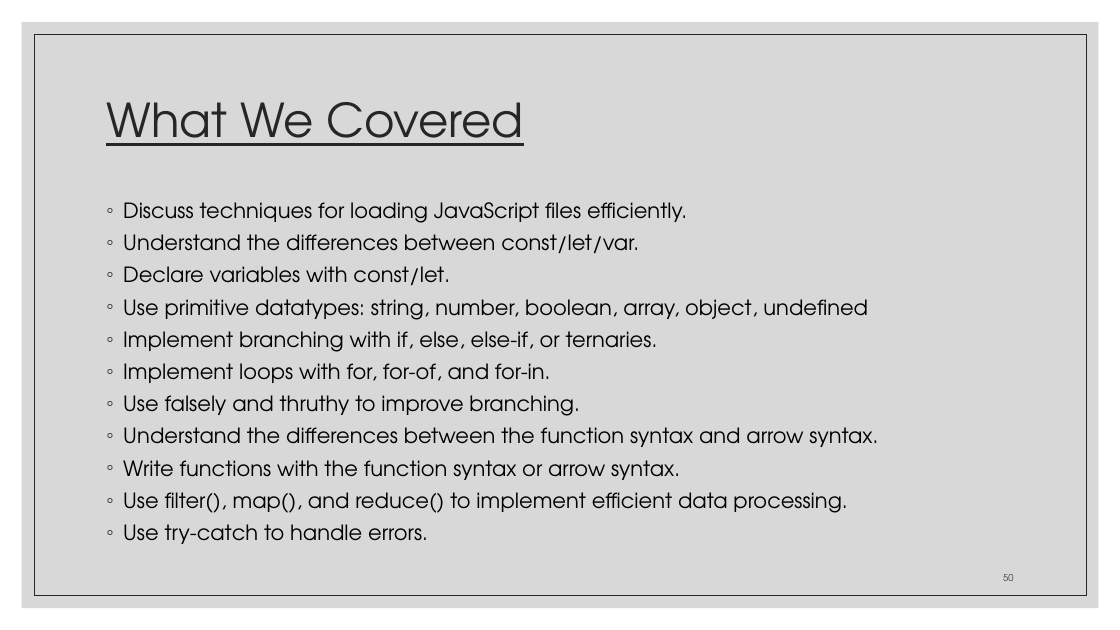
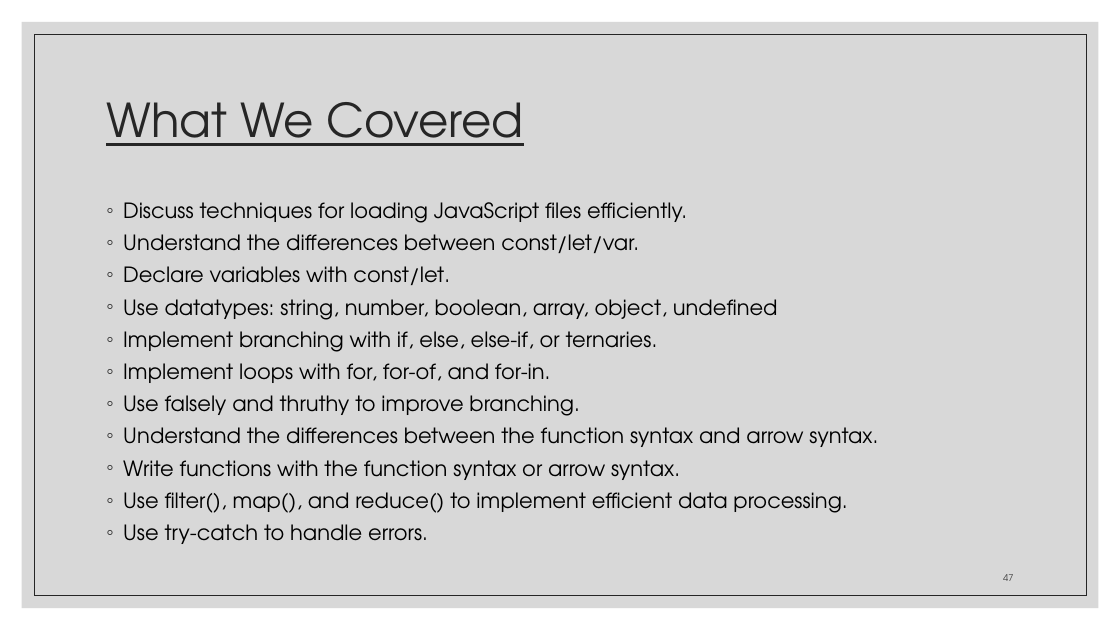
Before and after one commit to zackstotts/base-node-curriculum, a slide deck: slide 47 of unit_00/html_review/04 JavaScript.pptx (slide 50 before the commit). Drawn at 1120x630 pixels with LibreOffice and Linux fonts; fonts in the diff are those of the drawing. Boxes give left, top, right and bottom in pixels: in the first picture for what was removed or moved away, otherwise in the second. Text is boxed around its words. In the diff, an @@ line names an element or a change of style, - is before the commit and + after.

```diff
--- a/unit_00/html_review/04 JavaScript.pptx
+++ b/unit_00/html_review/04 JavaScript.pptx
@@ text at [123,299,778,320]: text changed @@
-◦ Use primitive datatypes: string, number, boolean, array, object, undefined
+◦ Use datatypes: string, number, boolean, array, object, undefined
@@ page number at [1003,574,1013,581]: text changed @@
-50
+47
```
Also in this commit, not shown: 12 other slides changed, 25 slides added, 28 slides removed.
